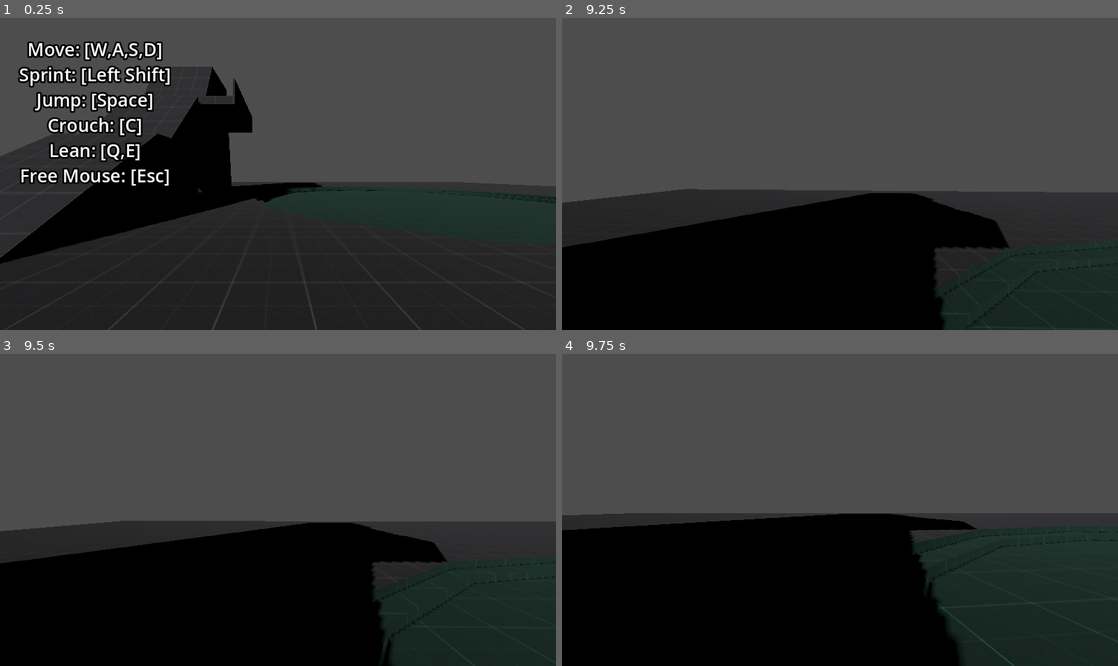
Above: before the commit, frames 1-4 (two rows, left to right).
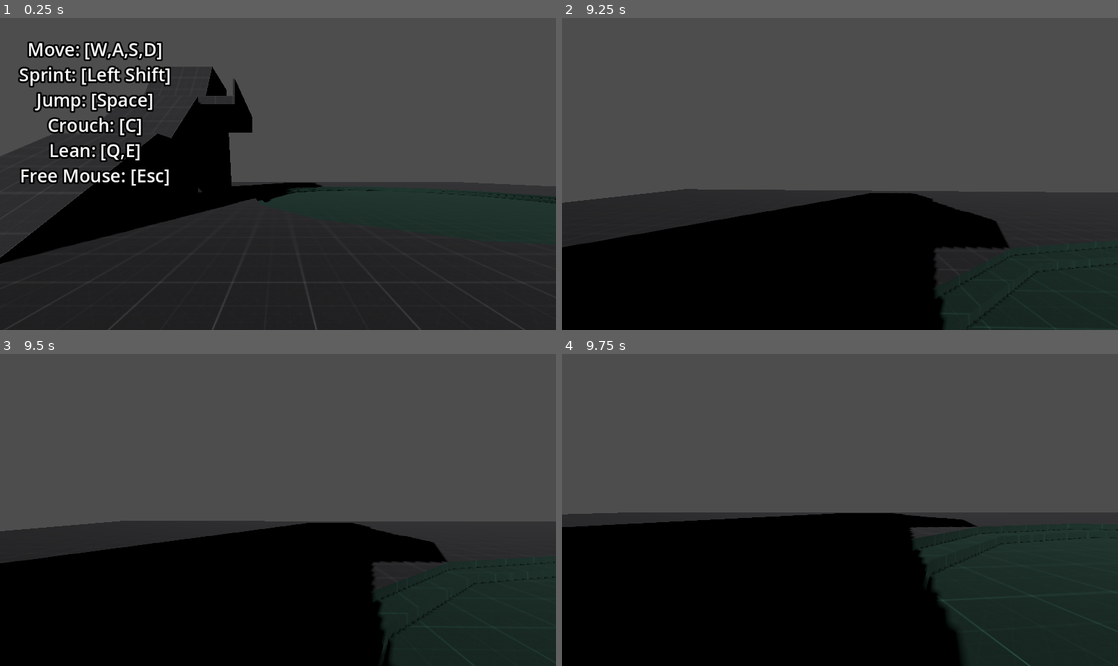
Above: after the commit, the same moments.

Repository: newengland-neighbor/data-driven-fp-controller
Game: Godot game, scene res://Scenes/prototyping_room.tscn
The game is run twice, just before and just after one commit, with the same random seed, the same clock (stepped at 60 frames per second) and the same inputs.
Inputs (mouse positions are in pixels of both pictures, inside the frame that each line leads up to):
- Up to frame 1 (0.25 s): no input
- Up to frame 2 (9.25 s): move the mouse to (867, 174) at 0.52 s; hold C (crouch) 0.53-1.28 s; hold W (move_forward) 0.53-5.78 s; tap Space (jump) at 0.77, 1.52, 3.02, 3.77, 4.52, 6.02, 6.77, 7.52, 9.02 s; move the mouse to (812, 174) at 1.27 s; tap Shift (sprint) every 1.5 s from 1.35 to 8.85 s; move the mouse to (851, 167) at 2.02 s; hold C (crouch) 2.03-2.78 s; move the mouse to (834, 180) at 2.77 s; move the mouse to (878, 177) at 3.52 s; hold C (crouch) 3.53-4.28 s; move the mouse to (795, 170) at 4.27 s; move the mouse to (845, 174) at 5.02 s; hold C (crouch) 5.03-5.78 s; move the mouse to (817, 167) at 5.77 s; hold E (lean_right) 5.78-6.53 s; move the mouse to (867, 174) at 6.52 s; hold C (crouch) 6.53-7.28 s; hold W (move_forward) 6.53-8.78 s; move the mouse to (812, 174) at 7.27 s; move the mouse to (851, 167) at 8.02 s; hold C (crouch) 8.03-8.78 s; move the mouse to (834, 180) at 8.77 s; hold Q (lean_left) from 8.78 s (still down)
- Up to frame 3 (9.5 s): keep holding Q (lean_left)
- Up to frame 4 (9.75 s): move the mouse to (878, 513) at 9.52 s; release Q (lean_left) at 9.53 s; hold W (move_forward) from 9.53 s (still down); hold C (crouch) from 9.53 s (still down)

Frames 1-3 are identical in both runs. In frame 4, 0.9% of the frame differs, in the area x 0-100%, y 50-100%.

Commit message:
Update fp_camera_component.gd

Diff:
--- a/Data/Components/fp_camera_component.gd
+++ b/Data/Components/fp_camera_component.gd
@@ -127,15 +127,6 @@
 		_: pass
 
 func override_cam_lerp_vertical(new:Vector3) -> void:
-	var move_comp : FPMovementComponent = owner.get_component(FPMovementComponent)
-	# We want to clamp new.y so that the camera doesn't lerp too far in one
-	# direction or the other - it would make for weird movement up steeper
-	# slopes.
-	new.y = clampf(
-		new.y,
-		owner.to_global(_target_lerp_pos).y - move_comp.max_step_height,
-		owner.to_global(_target_lerp_pos).y + move_comp.max_step_height
-	)
 	lerp_target.global_position.y = new.y
 
 func set_frozen_status(new:bool) -> void: is_frozen = new
